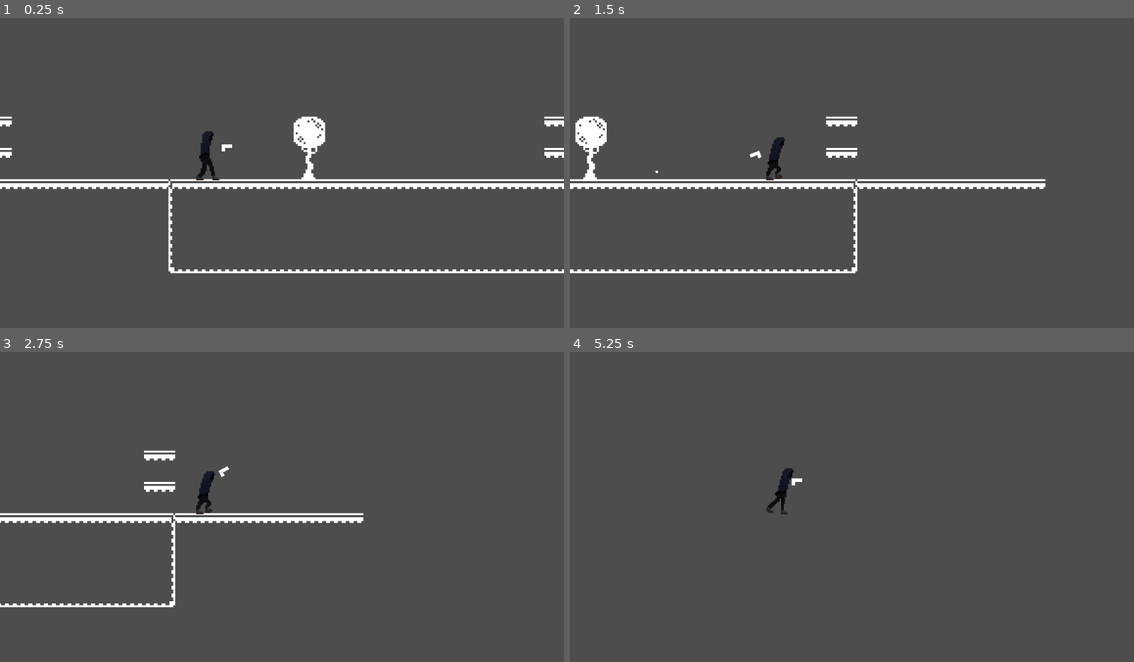
Above: before the commit, frames 1-4 (two rows, left to right).
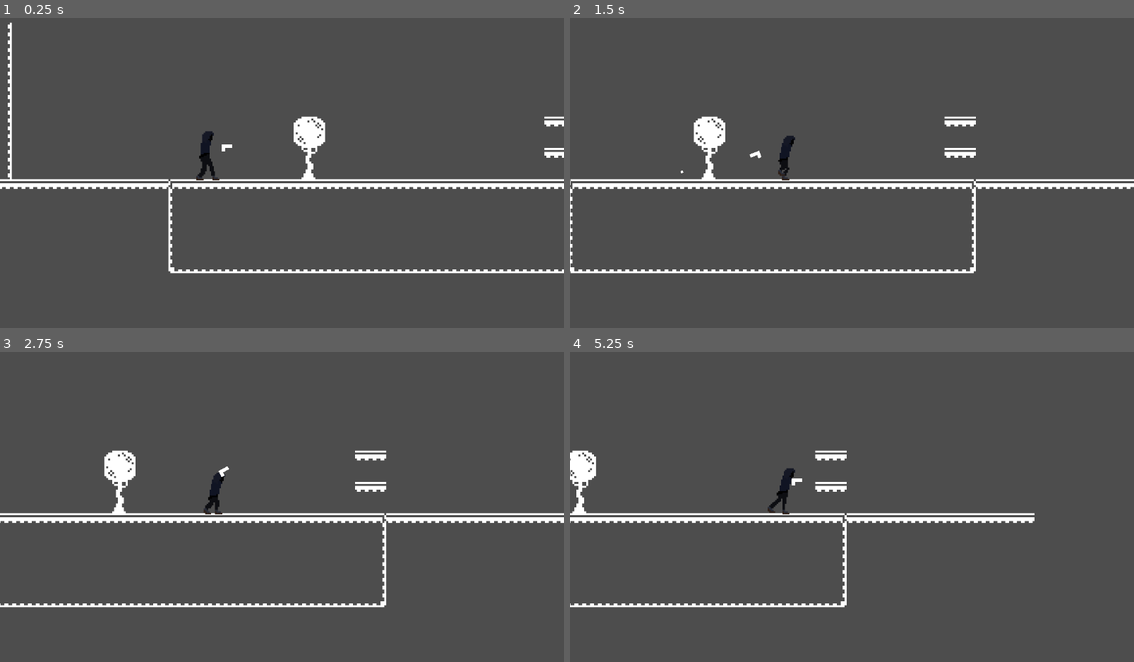
Above: after the commit, the same moments.

Repository: CarsonDecker24/2D-Platformer
Game: Godot game, scene res://level_1.tscn
The game is run twice, just before and just after one commit, with the same random seed, the same clock (stepped at 60 frames per second) and the same inputs.
Inputs (mouse positions are in pixels of both pictures, inside the frame that each line leads up to):
- Up to frame 1 (0.25 s): no input
- Up to frame 2 (1.5 s): tap Enter at 0.5 s; move the mouse to (976, 154) at 0.52 s; hold D (move_right) from 0.53 s (still down); tap W (jump) at 0.6, 0.77, 1.07 s; move the mouse to (739, 185) at 1.27 s; click (739, 185) at 1.35 s
- Up to frame 3 (2.75 s): tap W (jump) at 1.52, 1.55, 1.82, 2.1 s; move the mouse to (338, 432) at 2.02 s; release D (move_right) at 2.03 s; hold A (move_left) from 2.03 s (still down)
- Up to frame 4 (5.25 s): move the mouse to (823, 565) at 2.77 s; release A (move_left) at 2.78 s; hold D (move_right) 2.78-4.28 s; click (823, 565) at 2.85 s; tap W (jump) at 3.02, 3.05, 3.32, 3.6, 3.77, 4.07, 4.52, 4.55, 4.82, 5.1 s; move the mouse to (1021, 550) at 3.52 s; move the mouse to (682, 457) at 4.27 s; hold A (move_left) 4.28-5.03 s; click (682, 457) at 4.35 s; move the mouse to (880, 503) at 5.02 s; hold D (move_right) from 5.03 s (still down)

The runs differ from the first frame. In frame 1, 0.4% of the frame differs, in the area x 0-3%, y 1-53%; in frame 2, 3.6%, in the area x 0-100%, y 31-83%; in frame 3, 3.4%; in frame 4, 3.6%.

Commit message:
move script 9/19/23
stephen

Diff:
--- a/AnimatedSprite2D.gd
+++ b/AnimatedSprite2D.gd
@@ -10,6 +10,11 @@
 func _process(delta):
 	if Input.is_action_just_pressed("move_right"):
 		play("walk windup")
+		curPlay="walk windup"
+	if curPlay == "walk windup" and is_playing()== false and Input.is_action_pressed("move_right"):
+		play("walking")
+	if Input.is_action_just_released("move_right"):
+		curPlay = "nah"
 	pass
 
 
--- a/Player.gd
+++ b/Player.gd
@@ -43,8 +43,9 @@
 	# Get the input direction and handle the movement/deceleration.
 	# As good practice, you should replace UI actions with custom gameplay actions.
 	var direction = Input.get_axis("move_left", "move_right")
-	if direction and activemovespeed<200 and activemovespeed>-200:
+	if direction and activemovespeed<100 and activemovespeed>-100:
 		acceleration = direction * SPEED/10
+
 	activemovespeed=acceleration + activemovespeed
 	if acceleration>0:acceleration= acceleration -SPEED/20
 	if acceleration<0: acceleration = acceleration + SPEED/20
@@ -71,7 +72,7 @@
 
 	if wall_sliding and Input.is_action_just_pressed("jump"):
 		velocity.y = JUMP_VELOCITY
-		velocity.x = 200
+		activemovespeed = -direction*SPEED/2
 		#have an amount of time before you can start moving again after
 
 	if velocity.y > max_fall_speed:
--- a/level_1.tscn
+++ b/level_1.tscn
@@ -1227,7 +1227,7 @@
 texture_filter = 1
 tile_set = SubResource("TileSet_32jpj")
 format = 2
-layer_0/tile_data = PackedInt32Array(393220, 655360, 5, 3932 …(1067 unchanged characters)…  720896, 5, 458749, 720896, 5, 393214, 720896, 5, 327678, 720896, 5, 327696, 720896, 5, 262160, 720896, 5)
+layer_0/tile_data = PackedInt32Array(393220, 655360, 5, 3932 …(1067 unchanged characters)…  720896, 5, 458749, 720896, 5, 393214, 786432, 6, 327678, 786432, 6, 327696, 720896, 5, 262160, 720896, 5, 262142, 786432, 6, 196606, 786432, 6, 131070, 786432, 6)
 
 [node name="Player" parent="." instance=ExtResource("3_410nd")]
 texture_filter = 1
--- a/player.tscn
+++ b/player.tscn
@@ -1,19 +1,18 @@
-[gd_scene load_steps=25 format=3 uid="uid://dblot7f26i2w"]
+[gd_scene load_steps=24 format=3 uid="uid://dblot7f26i2w"]
 
 [ext_resource type="Script" path="res://Player.gd" id="1_fhlp4"]
 [ext_resource type="Texture2D" uid="uid://bk8djhif3kuf2" path="res://Assets/player sprites/walk windup/walk_windup00.png" id="2_2evn1"]
 [ext_resource type="Script" path="res://AnimatedSprite2D.gd" id="3_14dt8"]
-[ext_resource type="Texture2D" uid="uid://dhx4yasyxys56" path="res://Assets/player sprites/walk windup/New folder/shifted00.png" id="3_gqjp2"]
 [ext_resource type="Texture2D" uid="uid://dewofdup5nkhs" path="res://Assets/weapon.png" id="3_lo0dl"]
-[ext_resource type="Texture2D" uid="uid://k78oe0y342cl" path="res://Assets/player sprites/walk windup/New folder/shifted01.png" id="4_osyik"]
-[ext_resource type="Texture2D" uid="uid://cwis3rulnlk3f" path="res://Assets/player sprites/walk windup/New folder/shifted02.png" id="5_idhw7"]
-[ext_resource type="Texture2D" uid="uid://dq5ekr25dorvq" path="res://Assets/player sprites/walk windup/New folder/shifted03.png" id="6_ui81n"]
-[ext_resource type="Texture2D" uid="uid://dwga37oyarj0j" path="res://Assets/player sprites/walk windup/New folder/shifted04.png" id="7_gyvnl"]
-[ext_resource type="Texture2D" uid="uid://4sq2ts4ftx2v" path="res://Assets/player sprites/walk windup/New folder/shifted05.png" id="8_r8rs0"]
-[ext_resource type="Texture2D" uid="uid://coysbbhbgbw6i" path="res://Assets/player sprites/walk windup/New folder/shifted06.png" id="9_86m83"]
-[ext_resource type="Texture2D" uid="uid://d3h8dg53kpg1c" path="res://Assets/player sprites/walk windup/New folder/shifted07.png" id="10_ajncn"]
-[ext_resource type="Texture2D" uid="uid://btadyphokhlws" path="res://Assets/player sprites/walk windup/New folder/shifted08.png" id="11_7ag7a"]
-[ext_resource type="Texture2D" uid="uid://dcj0m8tdvj6cx" path="res://Assets/player sprites/walk windup/New folder/shifted09.png" id="12_80wgp"]
+[ext_resource type="Texture2D" uid="uid://rtoqqqrjq8xo" path="res://Assets/player sprites/walk windup/walk_windup01.png" id="3_sf63o"]
+[ext_resource type="Texture2D" uid="uid://bg8ok13342cq2" path="res://Assets/player sprites/walk windup/walk_windup02.png" id="4_uisu7"]
+[ext_resource type="Texture2D" uid="uid://m2tarvh1qm8a" path="res://Assets/player sprites/walk windup/walk_windup03.png" id="5_rteob"]
+[ext_resource type="Texture2D" uid="uid://ccjjgarmb42vd" path="res://Assets/player sprites/walk windup/walk_windup04.png" id="6_frqne"]
+[ext_resource type="Texture2D" uid="uid://btqsg3rkyilbi" path="res://Assets/player sprites/walk windup/walk_windup05.png" id="7_bcxdb"]
+[ext_resource type="Texture2D" uid="uid://b6mt8qnfu6eo6" path="res://Assets/player sprites/walk windup/walk_windup06.png" id="8_50sub"]
+[ext_resource type="Texture2D" uid="uid://r876kwy0sddx" path="res://Assets/player sprites/walk windup/walk_windup07.png" id="9_b5702"]
+[ext_resource type="Texture2D" uid="uid://45h52p3qpxmu" path="res://Assets/player sprites/walk windup/walk_windup08.png" id="10_w03rk"]
+[ext_resource type="Texture2D" uid="uid://dvc3givml7o8g" path="res://Assets/player sprites/walk windup/walk_windup09.png" id="11_lp2t7"]
 [ext_resource type="Texture2D" uid="uid://cr1nd7vef5cwq" path="res://Assets/player sprites/walk/walk loop0.png" id="12_nq7vs"]
 [ext_resource type="Texture2D" uid="uid://bkf0dascf8g6r" path="res://Assets/player sprites/walk/walk loop1.png" id="13_racfi"]
 [ext_resource type="Texture2D" uid="uid://c04tookf8tmge" path="res://Assets/player sprites/walk/walk loop2.png" id="14_hiwtm"]
@@ -35,34 +34,34 @@
 }, {
 "frames": [{
 "duration": 1.0,
-"texture": ExtResource("3_gqjp2")
+"texture": ExtResource("2_2evn1")
 }, {
 "duration": 1.0,
-"texture": ExtResource("4_osyik")
+"texture": ExtResource("3_sf63o")
 }, {
 "duration": 1.0,
-"texture": ExtResource("5_idhw7")
+"texture": ExtResource("4_uisu7")
 }, {
 "duration": 1.0,
-"texture": ExtResource("6_ui81n")
+"texture": ExtResource("5_rteob")
 }, {
 "duration": 1.0,
-"texture": ExtResource("7_gyvnl")
+"texture": ExtResource("6_frqne")
 }, {
 "duration": 1.0,
-"texture": ExtResource("8_r8rs0")
+"texture": ExtResource("7_bcxdb")
 }, {
 "duration": 1.0,
-"texture": ExtResource("9_86m83")
+"texture": ExtResource("8_50sub")
 }, {
 "duration": 1.0,
-"texture": ExtResource("10_ajncn")
+"texture": ExtResource("9_b5702")
 }, {
 "duration": 1.0,
-"texture": ExtResource("11_7ag7a")
+"texture": ExtResource("10_w03rk")
 }, {
 "duration": 1.0,
-"texture": ExtResource("12_80wgp")
+"texture": ExtResource("11_lp2t7")
 }],
 "loop": false,
 "name": &"walk windup",
@@ -99,8 +98,7 @@
 }]
 
 [sub_resource type="CapsuleShape2D" id="CapsuleShape2D_upuir"]
-radius = 4.0
-height = 24.0
+radius = 6.0
 
 [node name="Player" type="CharacterBody2D"]
 position = Vector2(78, 66)
@@ -115,11 +113,11 @@
 frame_progress = 1.0
 script = ExtResource("3_14dt8")
 
-[node name="animation timer" type="Timer" parent="AnimatedSprite2D"]
+[node name="AnimationTimer" type="Timer" parent="AnimatedSprite2D"]
 autostart = true
 
 [node name="CollisionShape2D" type="CollisionShape2D" parent="."]
-position = Vector2(-1, -7)
+position = Vector2(0, -10)
 shape = SubResource("CapsuleShape2D_upuir")
 
 [node name="Camera" type="Camera2D" parent="."]
@@ -141,4 +139,4 @@
 position = Vector2(1.14286, -0.571426)
 scale = Vector2(0.571429, 0.571429)
 
-[connection signal="timeout" from="AnimatedSprite2D/animation timer" to="AnimatedSprite2D" method="_on_animation_timer_timeout"]
+[connection signal="timeout" from="AnimatedSprite2D/AnimationTimer" to="AnimatedSprite2D" method="_on_animation_timer_timeout"]
